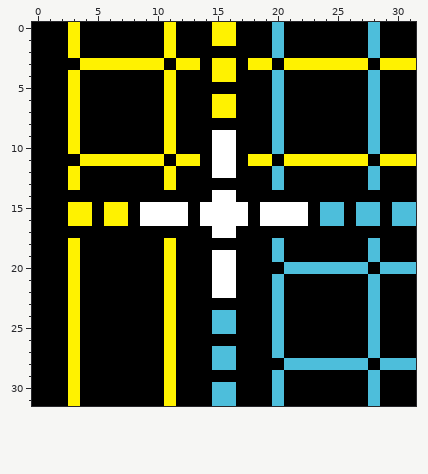
Pixel-art sprite: src/Images/left_T.png. The first picture shows the starting point.
The file is 32x32 pixels.
Once edited:
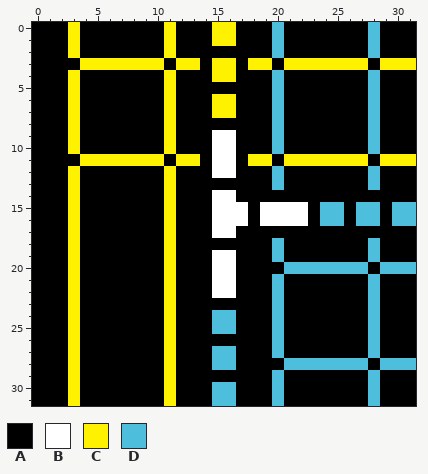
Palette (. is transparent): A #000000  B #ffffff  C #fff200  D #4dbedb
From old to new:
@@ x 1..16 @@
 13 AACAAAAAAACAAAAA
-14 AAAAAAAAAAAAAABB
-15 AACCACCABBBBABBB
-16 AACCACCABBBBABBB
-17 AAAAAAAAAAAAAABB
+14 AACAAAAAAACAAABB
+15 AACAAAAAAACAAABB
+16 AACAAAAAAACAAABB
+17 AACAAAAAAACAAABB
 18 AACAAAAAAACAAAAA
Where, in picture pixels (left, top, right, bottom), the same in both pictures:
changed: (68, 190, 212, 238)
